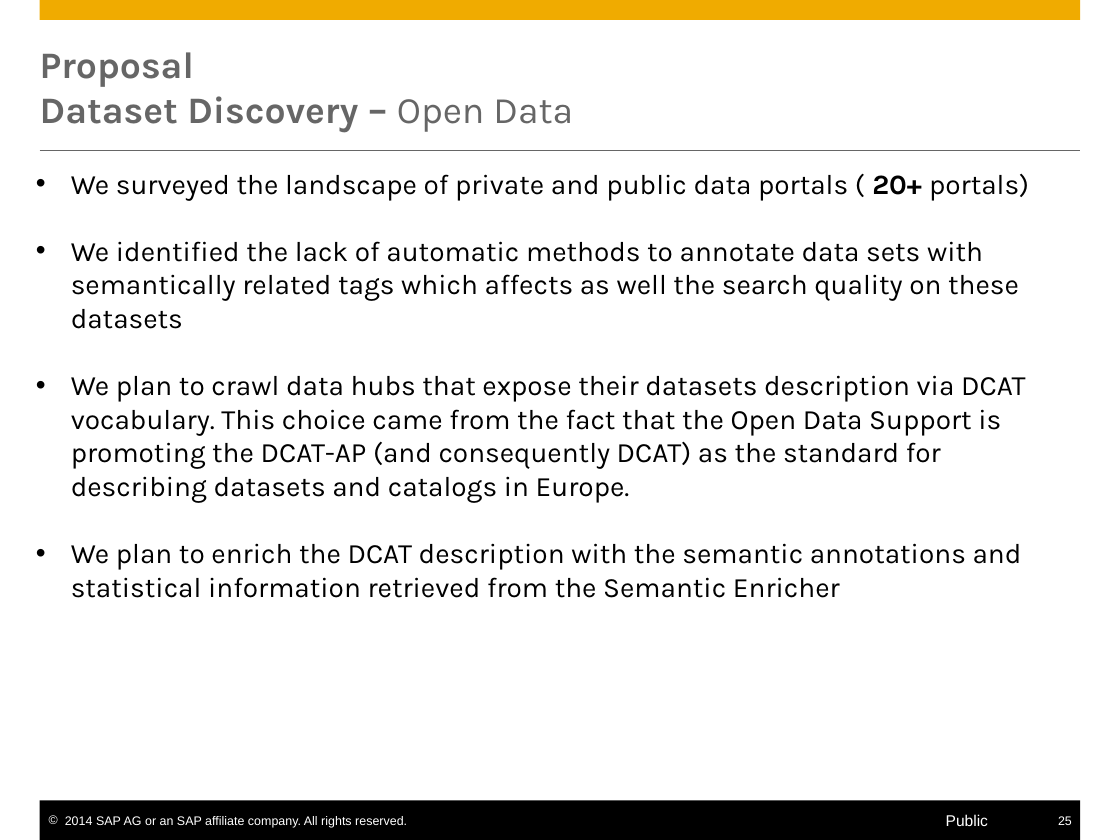
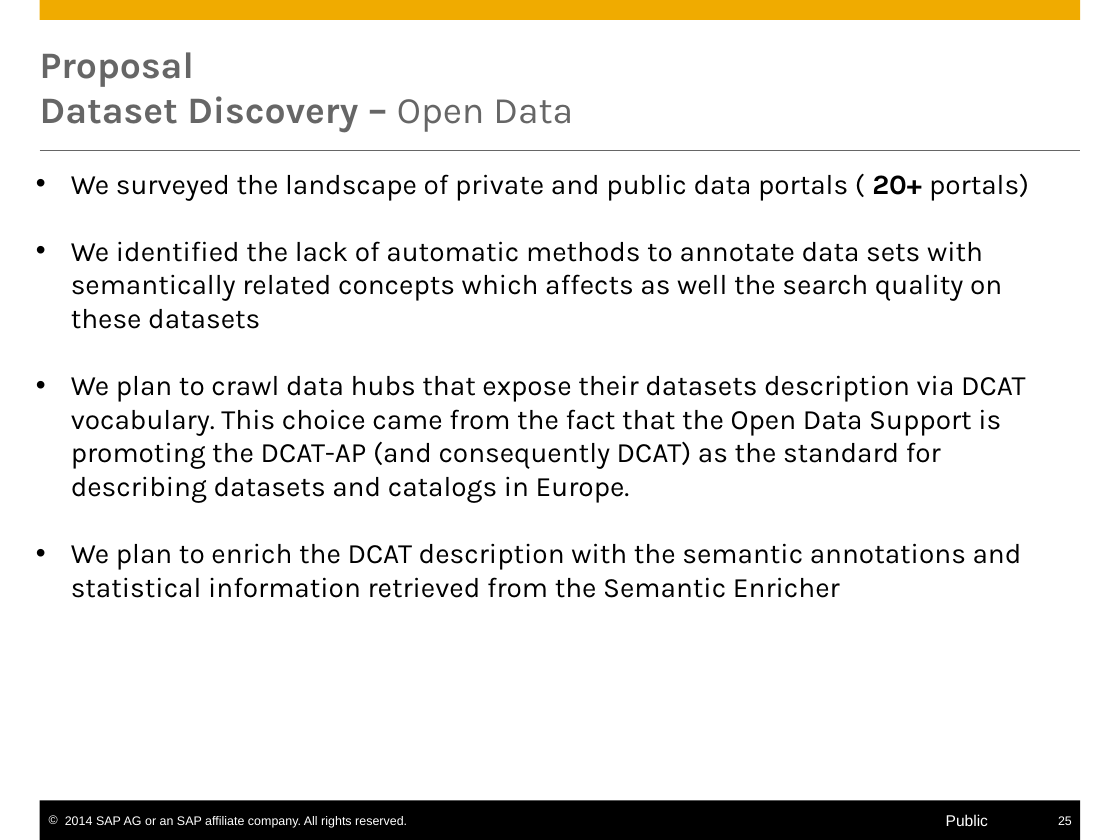
Before and after one commit to S-c-H-i-Z-o/PhD, a slide deck: slide 25 of Progress Reports CIFRE & Workplans/PhD Interim Report/presentation/Self-Service Data Provisioning through Semantic Enrichment of Data - Updated.pptx. Drawn at 1120x840 pixels with LibreOffice and Linux fonts; fonts in the diff are those of the drawing. Boxes give left, top, right and bottom in pixels: in the first picture for what was removed or moved away, otherwise in the second. Text is boxed around its words. In the diff, an @@ line names an element or a change of style, - is before the commit and + after.

```diff
--- a/Progress Reports CIFRE & Workplans/PhD Interim Report/presentation/Self-Service Data Provisioning through Semantic Enrichment of Data - Updated.pptx
+++ b/Progress Reports CIFRE & Workplans/PhD Interim Report/presentation/Self-Service Data Provisioning through Semantic Enrichment of Data - Updated.pptx
@@ text at (71,241,1002,329): text changed @@
-• We identified the lack of automatic methods to annotate data sets with semantically related tags which affects as well the search quality on these datasets
+• We identified the lack of automatic methods to annotate data sets with semantically related concepts which affects as well the search quality on these datasets
```
Also in this commit, not shown: 6 other slides changed, 20 other files.
